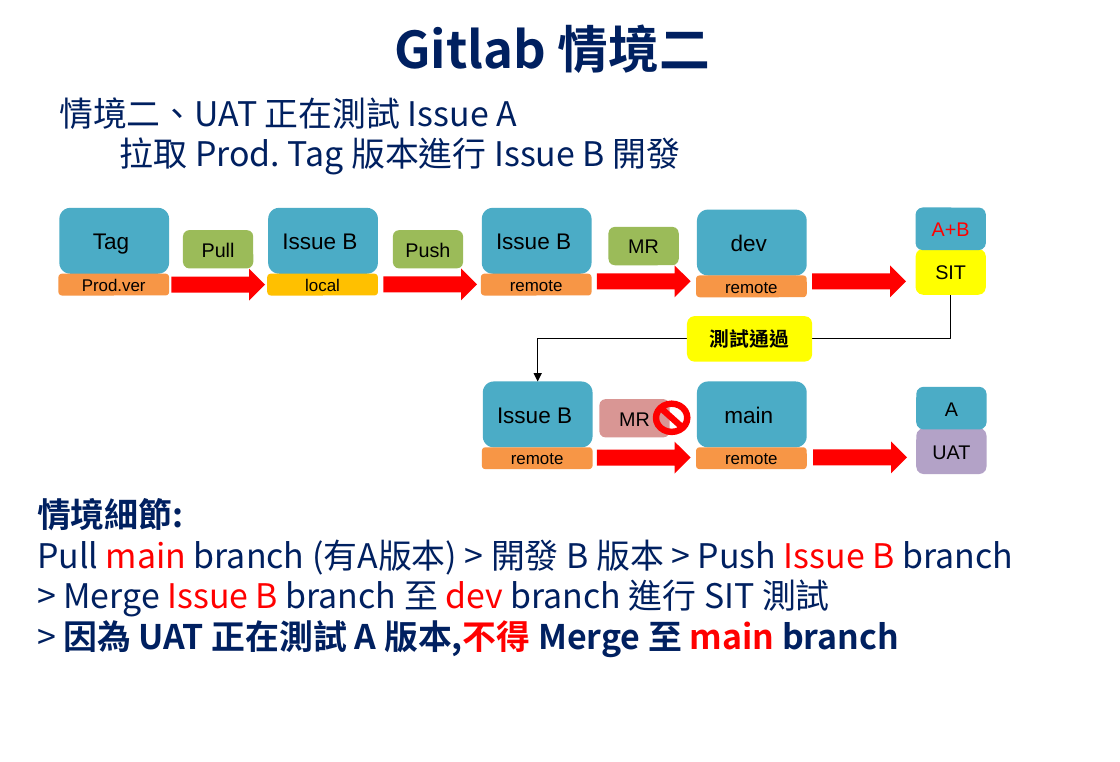
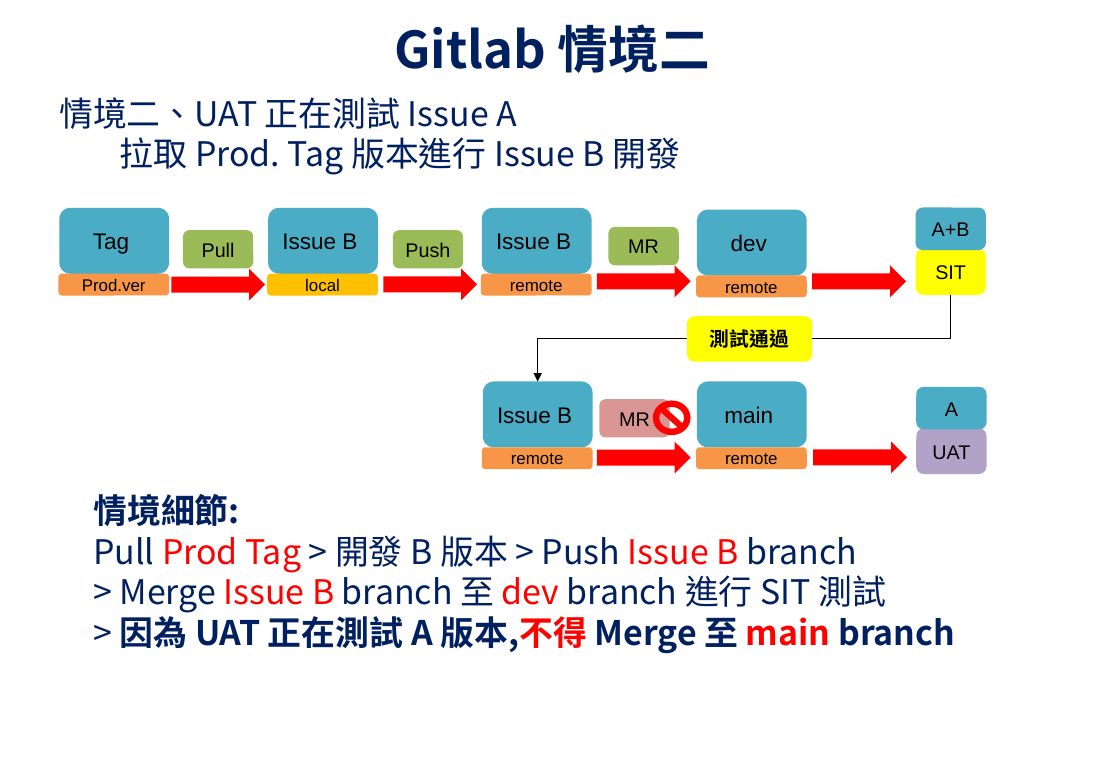
Before and after one commit to UDFWu/transfile, a slide deck: slide 3 of CICD Process.pptx. Drawn at 1120x762 pixels with LibreOffice and Linux fonts; fonts in the diff are those of the drawing; background and template pictures are left out. Boxes give left, top, right and bottom in pixels: in the first picture for what was removed or moved away, otherwise in the second. Text is boxed around its words. In the diff, an @@ line names an element or a change of style, - is before the commit and + after.

```diff
--- a/CICD Process.pptx
+++ b/CICD Process.pptx
@@ rounded rectangle "A+B" at (x1=916, y1=207, x2=986, y2=250): text colour #FF0000 to #000000 @@
@@ text "情境細節:" moved from (x1=37, y1=498, x2=1013, y2=658) to (x1=93, y1=494, x2=955, y2=654) @@
@@ text at (x1=93, y1=535, x2=857, y2=573): text changed @@
-Pull main branch (有A版本) > 開發 B 版本 > Push Issue B branch
+Pull Prod Tag > 開發 B 版本 > Push Issue B branch
```
Also in this commit, not shown: 5 other slides changed.
